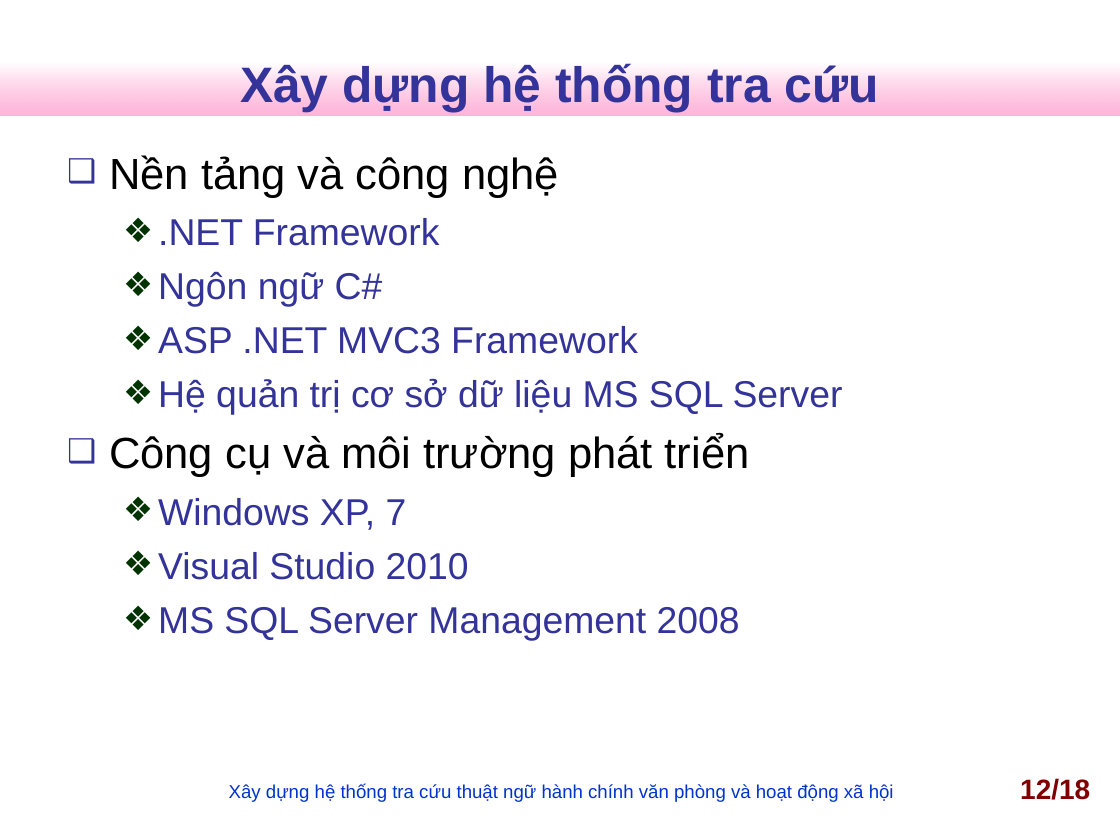
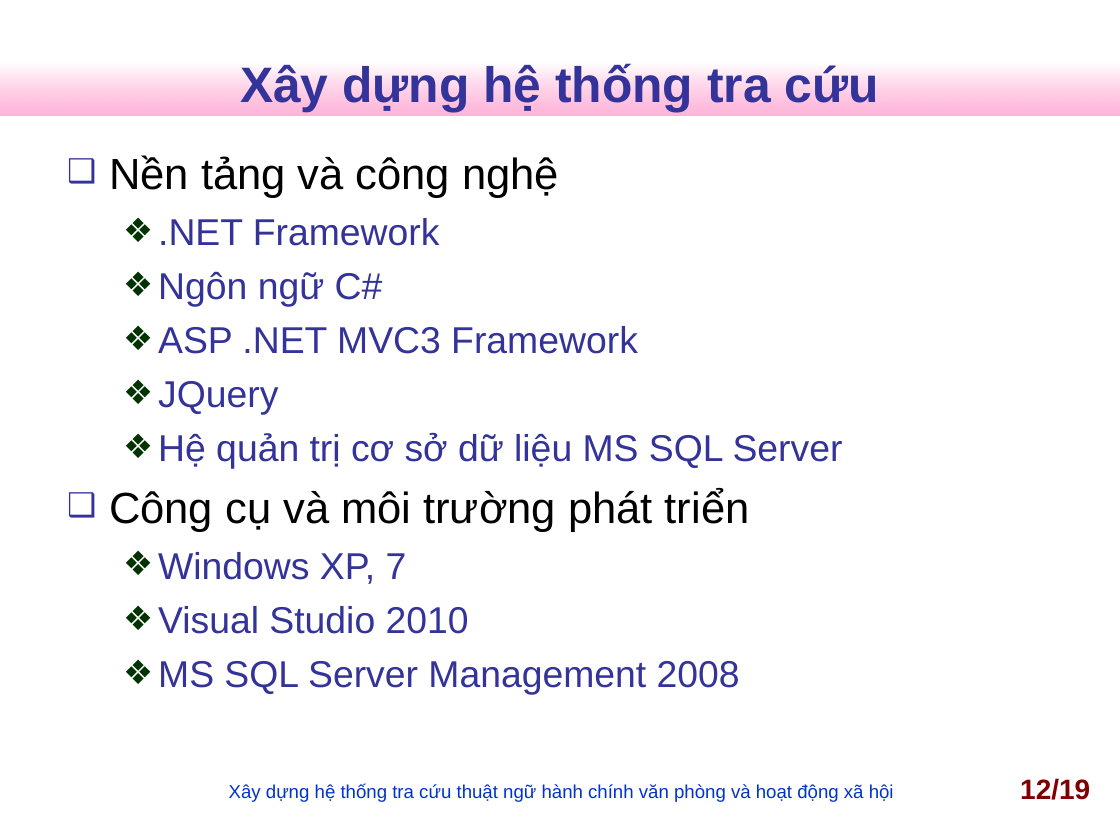
Before and after one commit to nguyentk90/tra-cuu-thuat-ngu-hanh-chinh, a slide deck: slide 12 of Documents/slideN2013.ppt. Drawn at 1120x840 pixels with LibreOffice and Linux fonts; fonts in the diff are those of the drawing; background and template pictures are left out. Boxes give left, top, right and bottom in pixels: in the first picture for what was removed or moved away, otherwise in the second. Text is boxed around its words. In the diff, an @@ line names an element or a change of style, - is before the commit and + after.

```diff
--- a/Documents/slideN2013.ppt
+++ b/Documents/slideN2013.ppt
@@ text at (x1=158, y1=381, x2=278, y2=415): paragraph added @@
+  ❖ JQuery
@@ page number at (x1=1020, y1=778, x2=1090, y2=800): text changed @@
-12/18
+12/19
```
Also in this commit, not shown: 6 other slides changed, 1 slide added, 1 slide removed.
